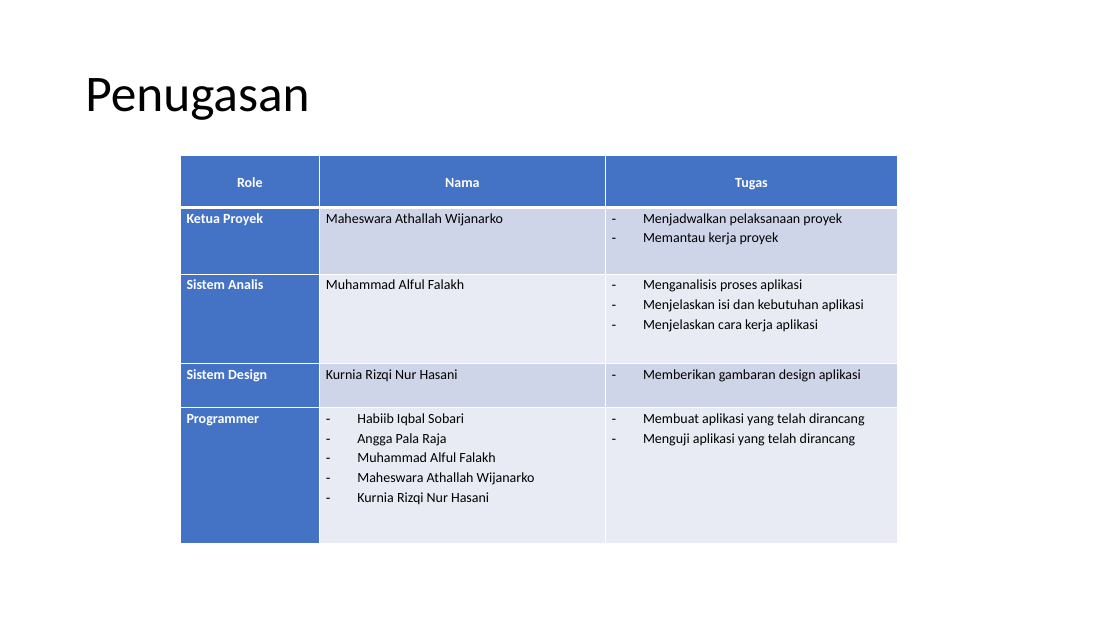
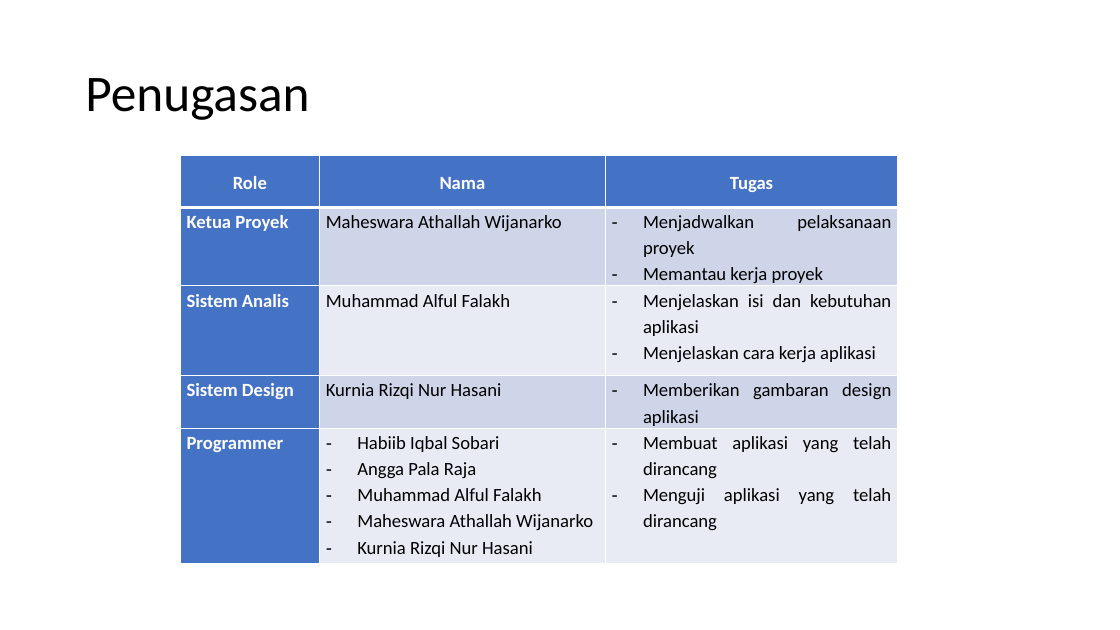
Before and after one commit to anggaraga1408/PPL4611, a slide deck: slide 7 of Aplikasi Catalog Board Game.pptx. Drawn at 1120x630 pixels with LibreOffice and Linux fonts; fonts in the diff are those of the drawing. Boxes give left, top, right and bottom in pixels: in the first picture for what was removed or moved away, otherwise in the second. Text is boxed around its words. In the diff, an @@ line names an element or a change of style, - is before the commit and + after.

```diff
--- a/Aplikasi Catalog Board Game.pptx
+++ b/Aplikasi Catalog Board Game.pptx
@@ table at box(181, 155, 898, 561) @@
-row 3, column 3: Menganalisis proses aplikasi / Menjelaskan isi dan kebutuhan aplikasi / Menjelaskan cara kerja aplikasi
+row 3, column 3: Menjelaskan isi dan kebutuhan aplikasi / Menjelaskan cara kerja aplikasi
@@ size 12 to 16 pt in "Role", "Nama", "Tugas", "Ketua Proyek" and 16 more places @@
```
Also in this commit, not shown: 1 other slide changed, 1 other file.
